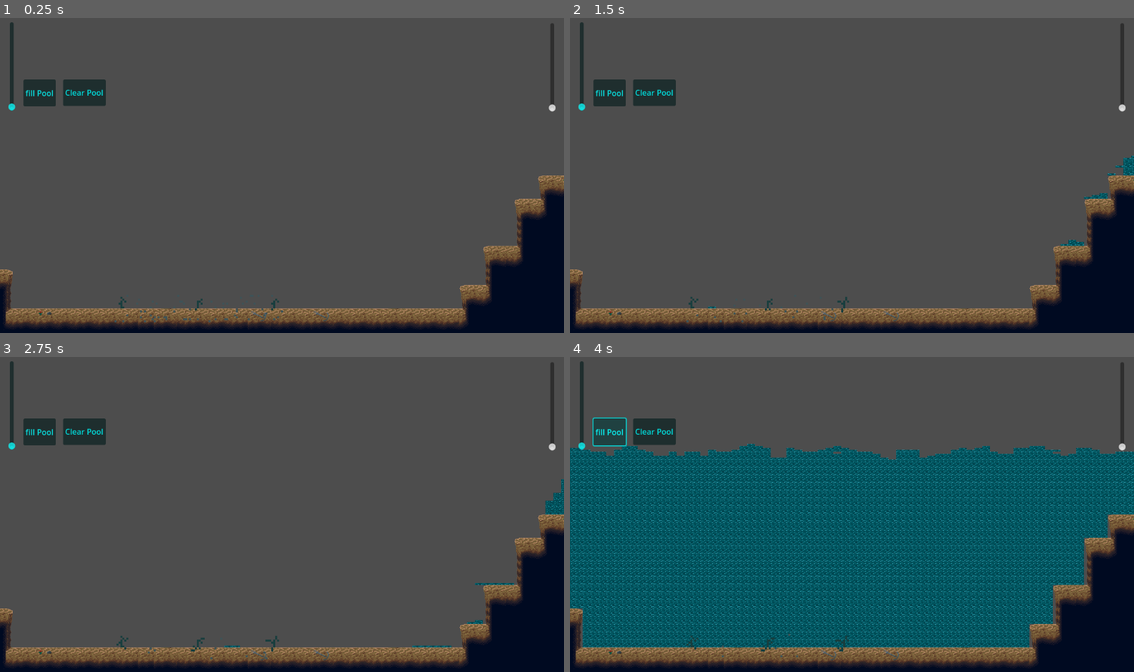
Above: before the commit, frames 1-4 (two rows, left to right).
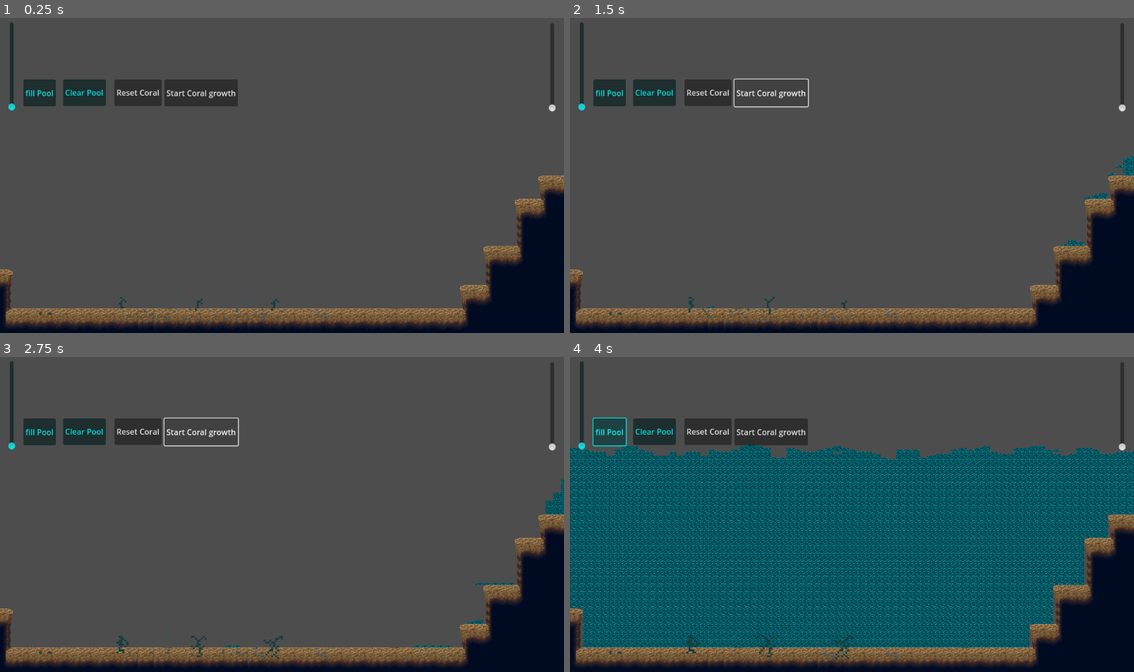
Above: after the commit, the same moments.

Repository: ValentinBirth/Korallenwachstum
Game: Godot game, scene res://scenes/main.tscn
Same seed, same stepped clock (60 frames per second), same inputs: the game is played once before the commit and once after it.
Inputs (mouse positions are in pixels of both pictures, inside the frame that each line leads up to):
- Up to frame 1 (0.25 s): no input
- Up to frame 2 (1.5 s): click (705, 93) at 0.5 s, where only the run after the commit has a clickable "Reset Coral"; click (773, 93) at 1.25 s, where only the run after the commit has a clickable "Start Coral growth"
- Up to frame 3 (2.75 s): click (203, 432) at 2 s, where only the run after the commit has a clickable "Start Coral growth"
- Up to frame 4 (4 s): click "Clear Pool" at 2.75 s; click "fill Pool" at 3.5 s

The runs differ from the first frame. In frame 1, 1.7% of the frame differs, in the area x 20-43%, y 19-29%; in frame 2, 1.1%; in frame 3, 1.1%; in frame 4, 1.9%, in the area x 20-51%, y 19-97%.

Commit message:
Implementiert: Start-/Reset-Logik für Korallenwachstum

Diff:
--- a/scenes/main.tscn
+++ b/scenes/main.tscn
@@ -74,5 +74,21 @@
 offset_bottom = -293.0
 text = "fill Pool"
 
+[node name="CoralResetButton" type="Button" parent="."]
+offset_left = -1301.0
+offset_top = -348.0
+offset_right = -1205.0
+offset_bottom = -294.0
+text = "Reset Coral"
+
+[node name="CoralStart" type="Button" parent="."]
+offset_left = -1199.0
+offset_top = -348.0
+offset_right = -1049.0
+offset_bottom = -293.0
+text = "Start Coral growth"
+
 [connection signal="pressed" from="ClearPoolButton" to="." method="_on_clear_pool_button_pressed"]
 [connection signal="pressed" from="FillPoolButton" to="." method="_on_fill_pool_button_pressed"]
+[connection signal="pressed" from="CoralResetButton" to="." method="_on_coral_reset_button_pressed"]
+[connection signal="pressed" from="CoralStart" to="." method="_on_coral_start_pressed"]
--- a/scenes/main/code/CoralSimulation.gd
+++ b/scenes/main/code/CoralSimulation.gd
@@ -3,18 +3,18 @@
 class_name CoralSimulation
 
 @export var particle_count: int = 100
-@export var growth_rate: float = 0.05
+@export var growth_rate: float = 0.5
 
 var coral_source_id: int
 
 # Dictionaries zur Speicherung der Korallen und Partikel
 var cells = {}  # Dictionary: Vector2i -> Coral
 var particles = {}  # Dictionary: Vector2i -> 1 (existierende Partikel)
-
+var original_cells = {} # Speichert die Startkorallen dauerhaft
 # Setup initial coral tiles
 func setCells(new_cells):
 	cells = new_cells
-
+	original_cells = new_cells.duplicate()
 func getCells():
 	return cells
 
@@ -86,3 +86,10 @@
 		Vector2i(-1, 1), Vector2i(-1, -1)
 	]
 	return directions[randi_range(0, directions.size() - 1)]
+func reset():
+	print("Resetting coral simulation...")
+
+	particles.clear()
+
+	# originale Korallen wiederherstellen
+	cells = original_cells.duplicate()
--- a/scenes/main/code/main.gd
+++ b/scenes/main/code/main.gd
@@ -141,3 +141,13 @@
 
 func _on_clear_pool_button_pressed() -> void:
 	water_simulation.clear_pool()
+
+
+
+func _on_coral_reset_button_pressed() -> void:
+	coral_simulation.reset()
+	update_layers()
+
+
+func _on_coral_start_pressed() -> void:
+	coral_simulation.spawn_particles()
